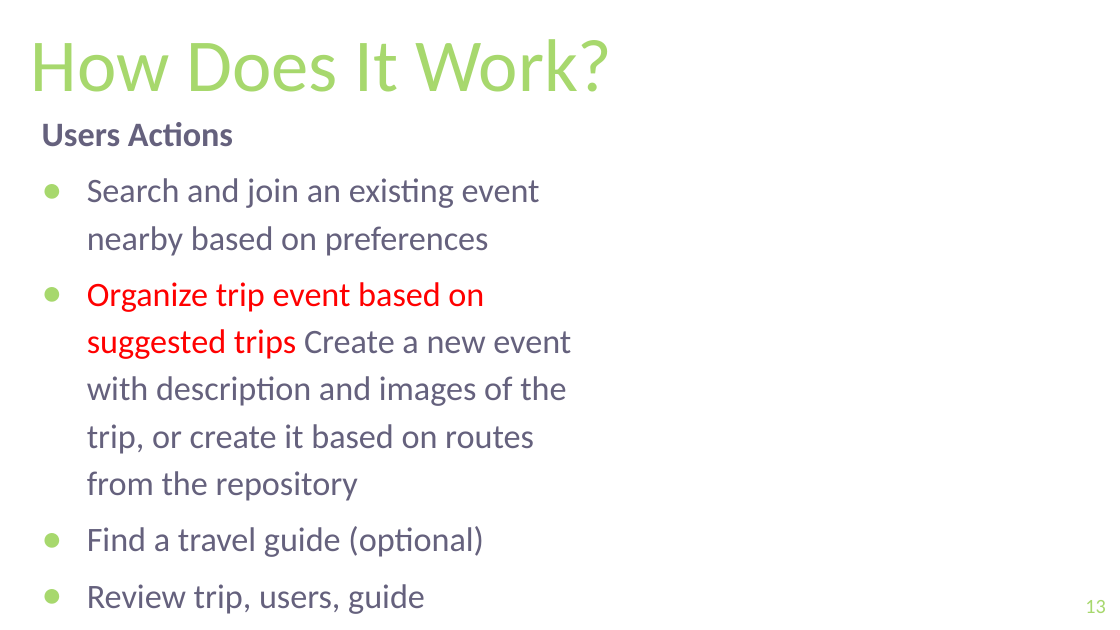
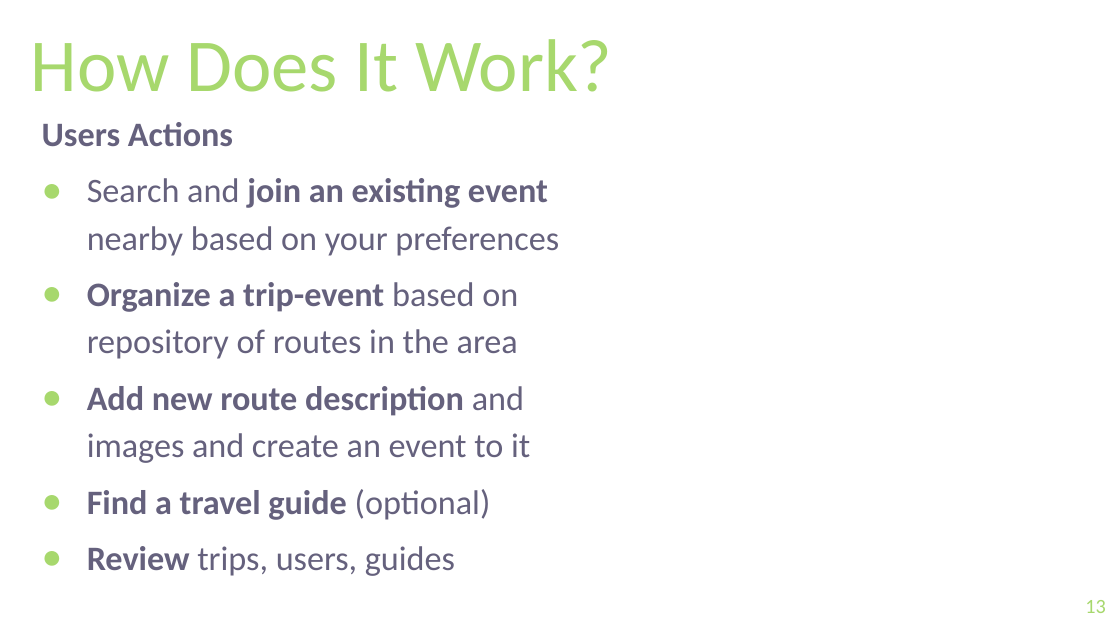
Before and after one commit to keremg/outsurfing, a slide deck: slide 13 of documents/Presentation_new.pptx. Drawn at 1120x630 pixels with LibreOffice and Linux fonts; fonts in the diff are those of the drawing; background and template pictures are left out. Boxes give left, top, right and bottom in pixels: in the first picture for what was removed or moved away, otherwise in the second. Text is boxed around its words. In the diff, an @@ line names an element or a change of style, - is before the commit and + after.

```diff
--- a/documents/Presentation_new.pptx
+++ b/documents/Presentation_new.pptx
@@ text at [87,178,559,463]: text changed @@
-● Search and join an existing event nearby based on preferences
-● Organize trip event based on suggested trips Create a new event with description and images of the trip, or create it based on routes from the repository
+● Search and join an existing event nearby based on your preferences
+● Organize a trip-event based on repository of routes in the area
+● Add new route description and images and create an event to it
@@ text at [87,489,491,520]: bold on in "Find a travel guide" @@
@@ text at [87,546,455,576]: text changed @@
-● Review trip, users, guide
+● Review trips, users, guides
```
Also in this commit, not shown: 11 other slides changed, 3 slides added, 1 slide removed, 1 other file.
